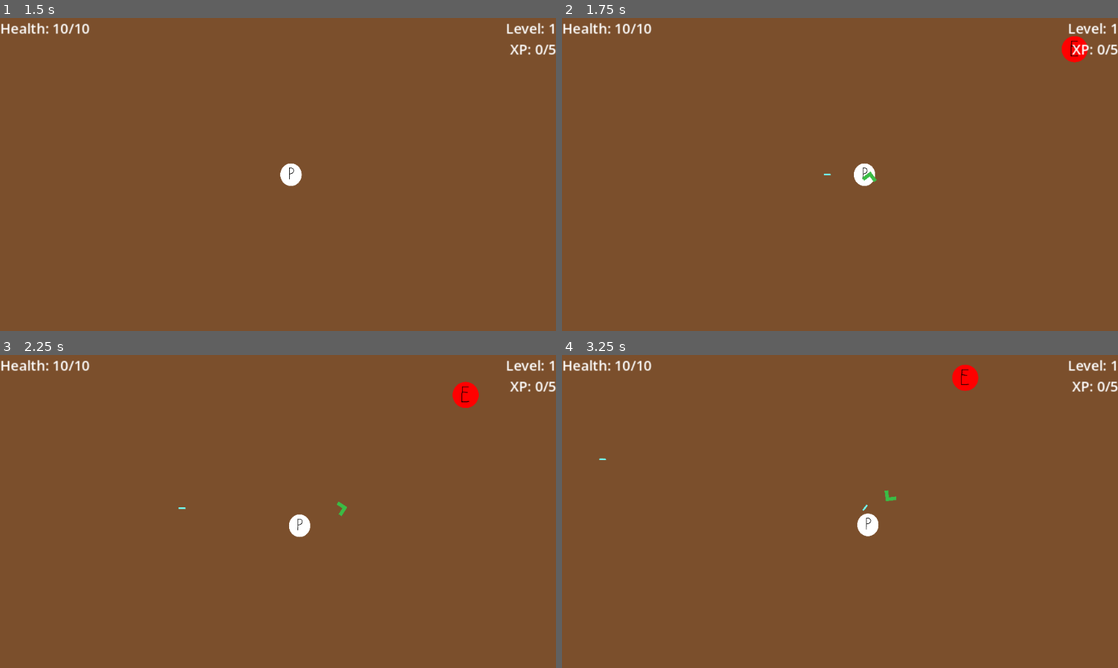
Above: before the commit, frames 1-4 (two rows, left to right).
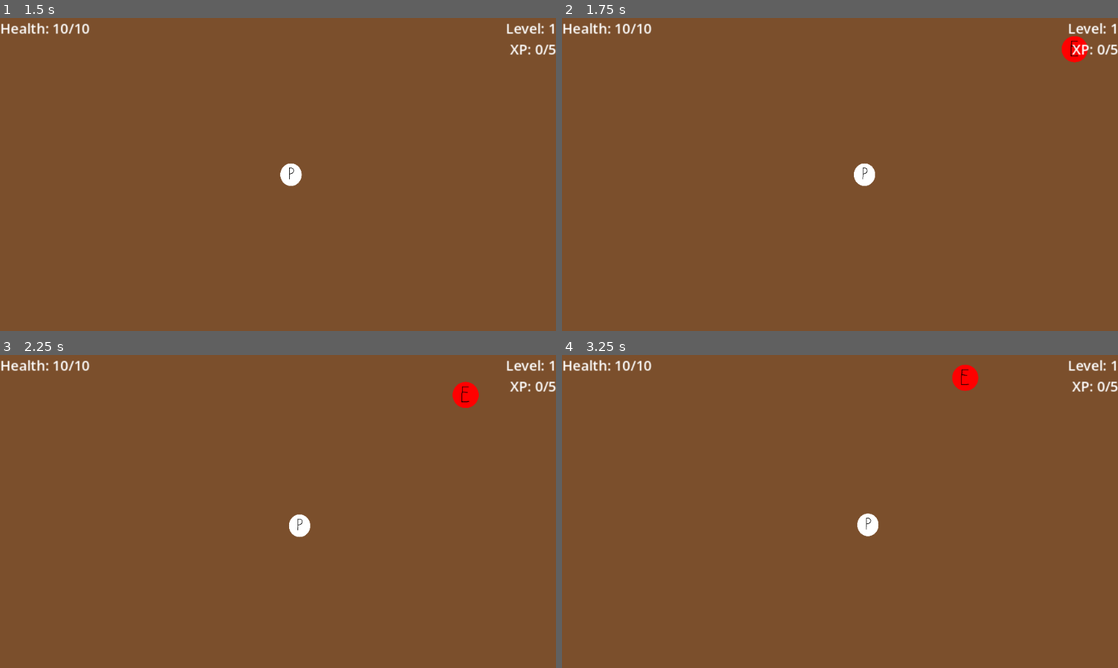
Above: after the commit, the same moments.

Repository: Josephisgr8/simple-survivors
Game: Godot game, scene res://Scenes/main_menu.tscn
The game is run twice, just before and just after one commit, with the same random seed, the same clock (stepped at 60 frames per second) and the same inputs.
Inputs:
- Up to frame 1 (1.5 s): click "Start Game" at 0.5 s; tap Enter at 1.25 s; hold D (Right) from 1.28 s (still down)
- Up to frame 2 (1.75 s): keep holding D (Right)
- Up to frame 3 (2.25 s): release D (Right) at 2.03 s; hold S (Down) from 2.03 s (still down)
- Up to frame 4 (3.25 s): release S (Down) at 2.78 s; hold D (Right) from 2.78 s (still down)

Frame 1 is identical in both runs. In frame 2, less than 0.1% of the frame differs, in the area x 47-57%, y 48-53%; in frame 3, less than 0.1%; in frame 4, less than 0.1%, in the area x 6-61%, y 32-50%.

Commit message:
Rubberball weapon added. Nearestenemy function now takes additional parameter.
RubberBall weapon has been added. It can bounce between enemies, dealing damage a certain number of total times.
The function to find the nearest enemy given a position now takes an array argument. Function will now return the nearest enemy to the given position, within the given range, ignoring any enemies within the given array.

Diff:
--- a/Scenes/PlayerWeapons/boomerang.tscn
+++ b/Scenes/PlayerWeapons/boomerang.tscn
@@ -8,6 +8,7 @@
 
 [node name="Boomerang" type="Area2D" unique_id=526494864]
 scale = Vector2(0.275, 0.275)
+collision_mask = 2
 script = ExtResource("1_yf4dn")
 
 [node name="Sprite2D" type="Sprite2D" parent="." unique_id=2001528996]
--- /dev/null
+++ b/Scenes/PlayerWeapons/rubberball.tscn
@@ -0,0 +1,21 @@
+[gd_scene format=3 uid="uid://cl7fon6wom1vf"]
+
+[ext_resource type="Script" uid="uid://csme5bqiy17j2" path="res://Scripts/PlayerWeapons/rubberball.gd" id="1_s5fmk"]
+[ext_resource type="Texture2D" uid="uid://cu86sedm477tj" path="res://Assets/Sprites/RubberBall.png" id="2_g1uxg"]
+
+[sub_resource type="CircleShape2D" id="CircleShape2D_nhhn2"]
+radius = 33.0
+
+[node name="Rubberball" type="Area2D" unique_id=1808223127]
+scale = Vector2(0.2, 0.2)
+collision_mask = 2
+script = ExtResource("1_s5fmk")
+
+[node name="Sprite2D" type="Sprite2D" parent="." unique_id=1951600659]
+position = Vector2(-40, 59)
+scale = Vector2(2.06, 2.06)
+texture = ExtResource("2_g1uxg")
+
+[node name="CollisionShape2D" type="CollisionShape2D" parent="." unique_id=661793844]
+position = Vector2(0, 2)
+shape = SubResource("CircleShape2D_nhhn2")
--- a/Scripts/PlayerWeaponManagers/boomerang_manager.gd
+++ b/Scripts/PlayerWeaponManagers/boomerang_manager.gd
@@ -32,11 +32,10 @@
 
 	newBoomerang.global_position = casterPosition
 	newBoomerang.global_scale = newBoomerang.global_scale * sizeMult
-	if closestTarget.call(castRange * rangeMult) == null:
+	if closestTarget.call(casterPosition, castRange * rangeMult) == null:
 		newBoomerang.flightDestination = Vector2.RIGHT * castRange * rangeMult
 	else:
-		newBoomerang.flightDestination = casterPosition + newBoomerang.global_position.direction_to(closestTarget.call(castRange * rangeMult)) * castRange * rangeMult
-		print(newBoomerang.global_position.direction_to(closestTarget.call(castRange * rangeMult)))
+		newBoomerang.flightDestination = casterPosition + newBoomerang.global_position.direction_to(closestTarget.call(casterPosition, castRange * rangeMult)) * castRange * rangeMult
 	newBoomerang.bouncesRemaining = numberOfBounces
 	newBoomerang.isReturning = false
 	weaponList.append(newBoomerang)
@@ -81,7 +80,7 @@
 		br.bouncesRemaining -= 1
 		br.isReturning = false
 		br.enemiesHitList.clear()
-		if closestTarget.call(castRange * rangeMult) == null:
-			br.flightDestination = closestTarget.call(castRange*rangeMult)
+		if closestTarget.call(casterPosition, castRange * rangeMult) != null:
+			br.flightDestination = casterPosition + br.global_position.direction_to(closestTarget.call(casterPosition, castRange * rangeMult)) * castRange * rangeMult#br.flightDestination = closestTarget.call(casterPosition, castRange*rangeMult)
 		else:
 			br.flightDestination = Vector2.RIGHT * castRange * rangeMult
--- a/Scripts/PlayerWeaponManagers/missile_manager.gd
+++ b/Scripts/PlayerWeaponManagers/missile_manager.gd
@@ -32,10 +32,10 @@
 
 	#set var values and add missile to list
 	newMissile.global_position = casterPosition
-	if closestTarget.call(castRange * rangeMult) == null:
+	if closestTarget.call(casterPosition, castRange * rangeMult) == null:
 		newMissile.look_at(Vector2.RIGHT)
 	else:
-		newMissile.look_at(closestTarget.call(castRange * rangeMult))
+		newMissile.look_at(closestTarget.call(casterPosition, castRange * rangeMult))
 	newMissile.global_scale = newMissile.global_scale * sizeMult
 	newMissile.penetrationValue = penetrationValue * penetrationValueMult
 	weaponList.append(newMissile)
--- /dev/null
+++ b/Scripts/PlayerWeaponManagers/rubber_ball_manager.gd
@@ -0,0 +1,71 @@
+extends PlayerWeaponManagerBase
+class_name RubberBallManager
+
+var rubberballBlueprint: PackedScene = preload("uid://cl7fon6wom1vf")
+
+var numberOfBounces: int
+var bounceRange: float
+# Called when the node enters the scene tree for the first time.
+func _init() -> void:
+	projectileSpeed = 500.0
+	castSpeed = 4.0
+	projectileDamage = 0.5
+	castRange = 500.0
+	numberOfBounces = 4
+	bounceRange = 250.0
+
+#functions to be overridden
+func updateVariables(stats: PlayerStatsResource):
+	projectileSpeedMult = stats.getStat("playerProjectileSpeedMultiplier")
+	castSpeedMult = stats.getStat("playerCastSpeedMultiplier")
+	projectileDamageMult = stats.getStat("playerDamageMultiplier")
+	rangeMult = stats.getStat("playerRangeMultiplier")
+	sizeMult = stats.getStat("playerSizeMultiplier")
+	attackTimer.wait_time = castSpeed / castSpeedMult
+	if get_parent() == null:
+		return
+	casterPosition = get_parent().global_position
+
+func createWeapon(_fromPos: Vector2, _toPos: Vector2) -> void:
+	var newRubberball: RubberBall = rubberballBlueprint.instantiate()
+
+	newRubberball.global_position = casterPosition
+	newRubberball.global_scale = newRubberball.global_scale * sizeMult
+	if closestTarget.call(casterPosition, castRange * rangeMult) == null:
+		newRubberball.queue_free()
+		return
+	else:
+		newRubberball.targetLocation = newRubberball.global_position + newRubberball.global_position.direction_to(closestTarget.call(casterPosition, castRange * rangeMult)) * castRange * rangeMult
+	newRubberball.bouncesRemaining = numberOfBounces
+	newRubberball.maxDist = castRange * rangeMult
+	weaponList.append(newRubberball)
+	add_child(newRubberball)
+
+	newRubberball.enemyHitWithWeapon.connect(_onEnemyHitWithWeapon)
+
+
+func _onEnemyHitWithWeapon(enemy, weapon: RubberBall):
+	var totalDamage = projectileDamage * projectileDamageMult
+	if enemy.has_method("damageTaken"):
+		enemy.damageTaken(totalDamage, weapon)
+	if closestTarget.call(weapon.global_position, bounceRange * rangeMult, [weapon.enemiesHitList.get(weapon.enemiesHitList.size()-1)]) == null:
+		weaponList.erase(weapon)
+		weapon.queue_free()
+		return
+
+	weapon.targetLocation = weapon.global_position + weapon.global_position.direction_to(closestTarget.call(weapon.global_position, bounceRange * rangeMult, [weapon.enemiesHitList.get(weapon.enemiesHitList.size()-1)])) * bounceRange * rangeMult
+	weapon.bouncesRemaining -= 1
+	weapon.distTraveled = 0
+	weapon.maxDist = bounceRange * rangeMult
+
+func _updateWeaponLocation(prjSpd, prjSpdMlt, delta):
+	for i in range(weaponList.size()-1 ,-1, -1):
+		var cw: RubberBall = weaponList.get(i) # current weapon
+		var fs = prjSpd * prjSpdMlt * delta #final speed
+
+		cw.global_position = cw.global_position.move_toward(cw.targetLocation, fs)
+		cw.distTraveled += fs
+
+		if cw.bouncesRemaining < 0 or cw.distTraveled >= cw.maxDist:
+			weaponList.remove_at(i)
+			cw.queue_free()
--- /dev/null
+++ b/Scripts/PlayerWeapons/rubberball.gd
@@ -0,0 +1,25 @@
+extends Area2D
+class_name RubberBall
+
+signal enemyHitWithWeapon
+
+var enemiesHitList: Array[Area2D]
+var targetLocation: Vector2
+var bouncesRemaining: int
+var distTraveled: float
+var maxDist: float
+
+func _ready() -> void:
+	distTraveled = 0
+
+# Called every frame. 'delta' is the elapsed time since the previous frame.
+func _process(delta: float) -> void:
+	for area in get_overlapping_areas():
+		if enemiesHitList.size() == 0:						#this is called instead of a signal because many times a rubberball will remain overlapped with it's previous target after
+			pass											#hitting a new target
+		elif area == enemiesHitList.get(enemiesHitList.size()-1):
+			return
+		enemiesHitList.append(area)
+		enemyHitWithWeapon.emit(area, self)
+	#signal when hitting enemy
+	pass
--- a/Scripts/enemy_manager.gd
+++ b/Scripts/enemy_manager.gd
@@ -85,19 +85,21 @@
 	xpValueMult += (xpValueMult * enemyDifficultyIncreaseScale)
 
 
-func findEnemyNearestTarget(rng):
+func findEnemyNearestTarget(src: Vector2, rng: float, ignoredTargets: Array = []):
 	#loop through enemies and find shortest distance that is also in given range
 	var closestEnemy = null
 	#for each enemy alive
 	for i in range(0, enemyList.size()):
-		var currEnemyDist = enemyList.get(i).global_position.distance_to(targetPosition)
+		if ignoredTargets.has(enemyList.get(i)):
+			continue
+		var currEnemyDist = enemyList.get(i).global_position.distance_to(src)
 		#if they are within range
 		if  currEnemyDist <= rng:
 			#set first enemy within range
 			if closestEnemy == null:
 				closestEnemy= enemyList.get(i)
 			#else, check if they are closer, and if so assign them as closest
-			elif currEnemyDist < closestEnemy.global_position.distance_to(targetPosition):
+			elif currEnemyDist < closestEnemy.global_position.distance_to(src):
 				closestEnemy = enemyList.get(i)
 	if (closestEnemy != null):
 		return closestEnemy.global_position
--- a/Scripts/player.gd
+++ b/Scripts/player.gd
@@ -20,8 +20,9 @@
 
 
 func _ready() -> void:
-	weapon_managers.append(MissileManager.new())
-	weapon_managers.append(BoomerangManager.new())
+	#weapon_managers.append(MissileManager.new())
+	#weapon_managers.append(BoomerangManager.new())
+	weapon_managers.append(RubberBallManager.new())
 	#missile_manager = BoomerangManager.new()#MissileManager.new()
 	_updateMissileManager()
 	playerStats.setStat("playerCurrentHP", int(playerStats.getStat("playerMaxHP") * playerStats.getStat("playerMaxHpMultiplier")))
Binary file added: Assets/Sprites/RubberBall.png
Not shown, added: Assets/Sprites/RubberBall.png.import
Not shown, added: Scripts/PlayerWeaponManagers/rubber_ball_manager.gd.uid
Not shown, added: Scripts/PlayerWeapons/rubberball.gd.uid
